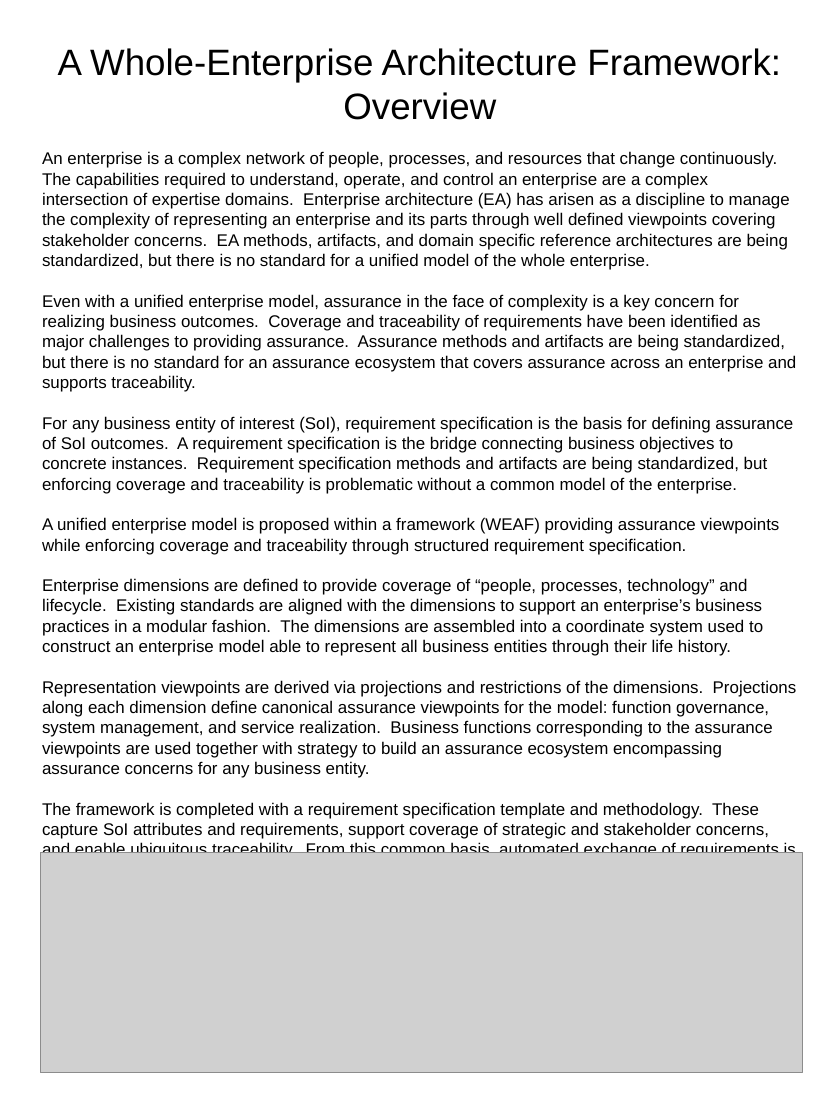
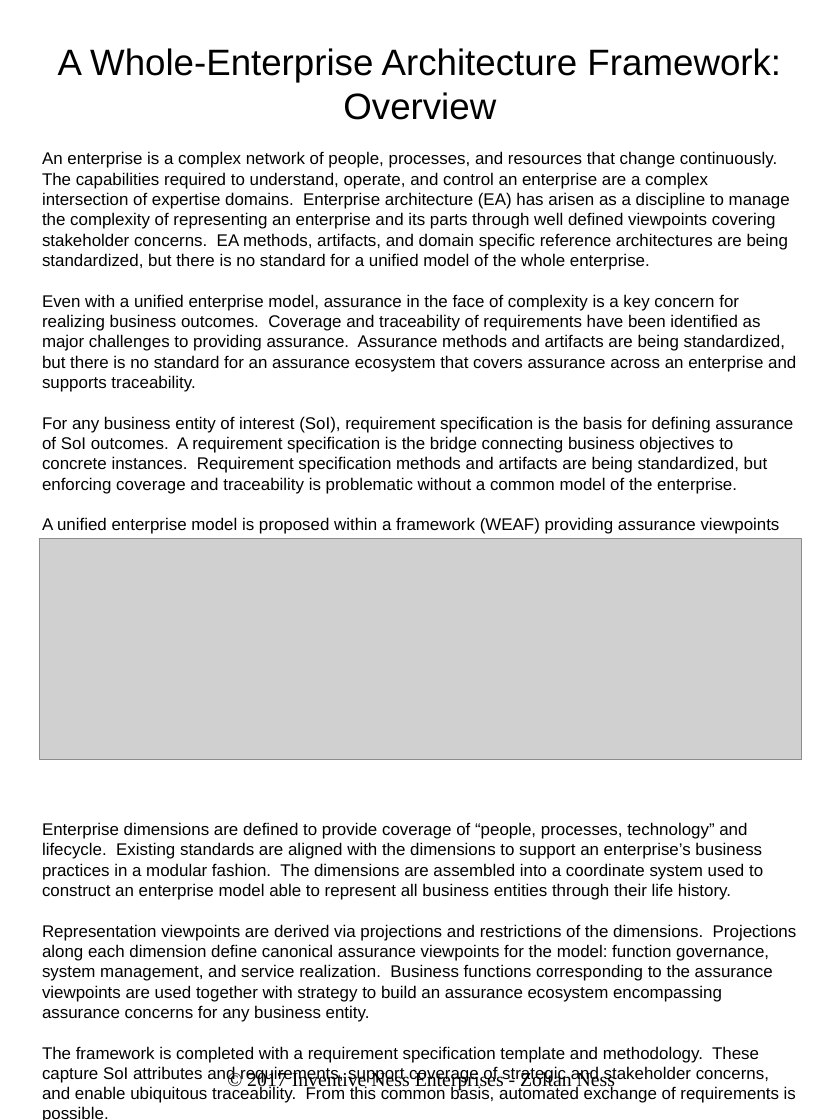
Before and after one commit to inventiveness/WEAF, a slide deck: slide 1 of WEAF-overview.odp. Drawn at 840x1120 pixels with LibreOffice and Linux fonts; fonts in the diff are those of the drawing; grey boxes stand for pictures. Boxes give left, top, right and bottom in pixels: in the first picture for what was removed or moved away, otherwise in the second. Text is boxed around its words. In the diff, an @@ line names an element or a change of style, - is before the commit and + after.

```diff
--- a/WEAF-overview.odp
+++ b/WEAF-overview.odp
@@ subtitle "An enterprise is a complex ..." rewrapped from box(42, 151, 797, 839) to box(42, 151, 797, 1063) @@
@@ picture: place and size @@
-picture at box(41, 852, 802, 1073)
+picture at box(40, 539, 801, 760)
@@ text added at box(247, 1071, 615, 1091), 14 pt, text #000000 @@
+© 2017 Inventive Ness Enterprises - Zoltan Ness
```
Also in this commit, not shown: 5 other files.
